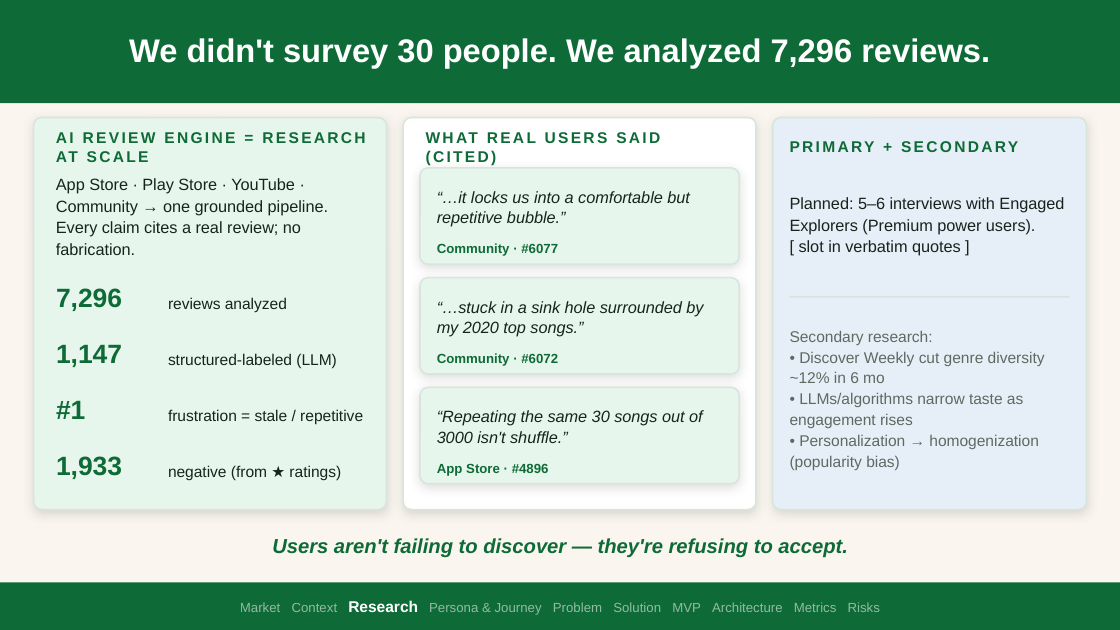
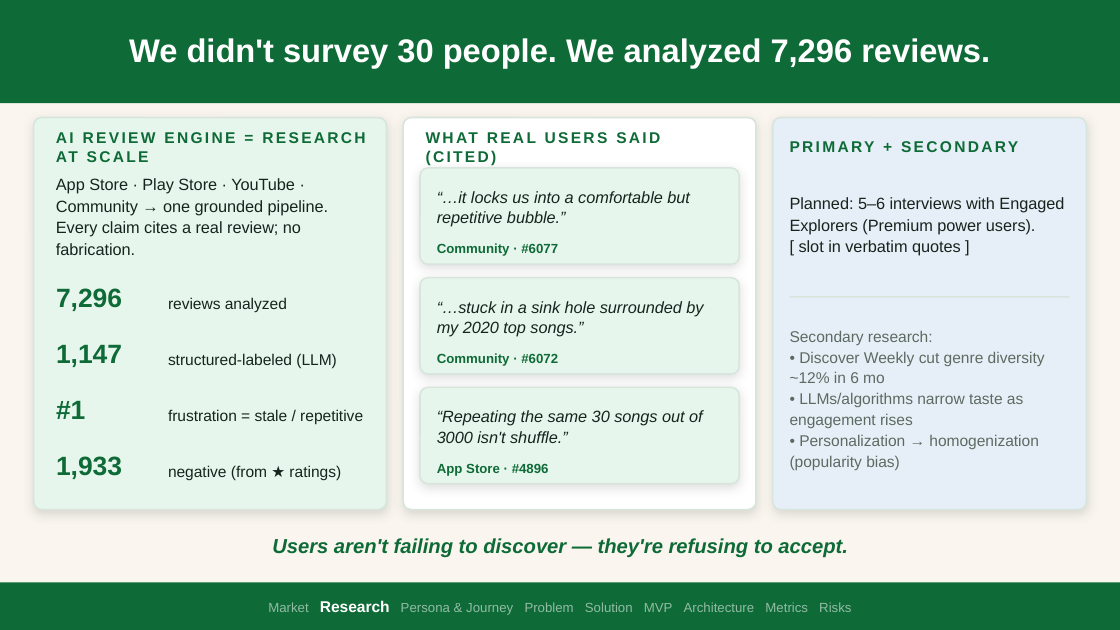
Before and after one commit to nityagupta25/spotify-discovery-engine, a slide deck: slide 3 of Off_Repeat_Deck_TopFellow.pptx. Drawn at 1120x630 pixels with LibreOffice and Linux fonts; fonts in the diff are those of the drawing. Boxes give left, top, right and bottom in pixels: in the first picture for what was removed or moved away, otherwise in the second. Text is boxed around its words. In the diff, an @@ line names an element or a change of style, - is before the commit and + after.

```diff
--- a/Off_Repeat_Deck_TopFellow.pptx
+++ b/Off_Repeat_Deck_TopFellow.pptx
@@ text at box(268, 600, 851, 615): text changed @@
-Market Context Research Persona & Journey Problem Solution MVP Architecture Metrics Risks
+Market Research Persona & Journey Problem Solution MVP Architecture Metrics Risks
```
Also in this commit, not shown: 8 other slides changed, 1 slide added, 1 slide removed, 2 other files.
